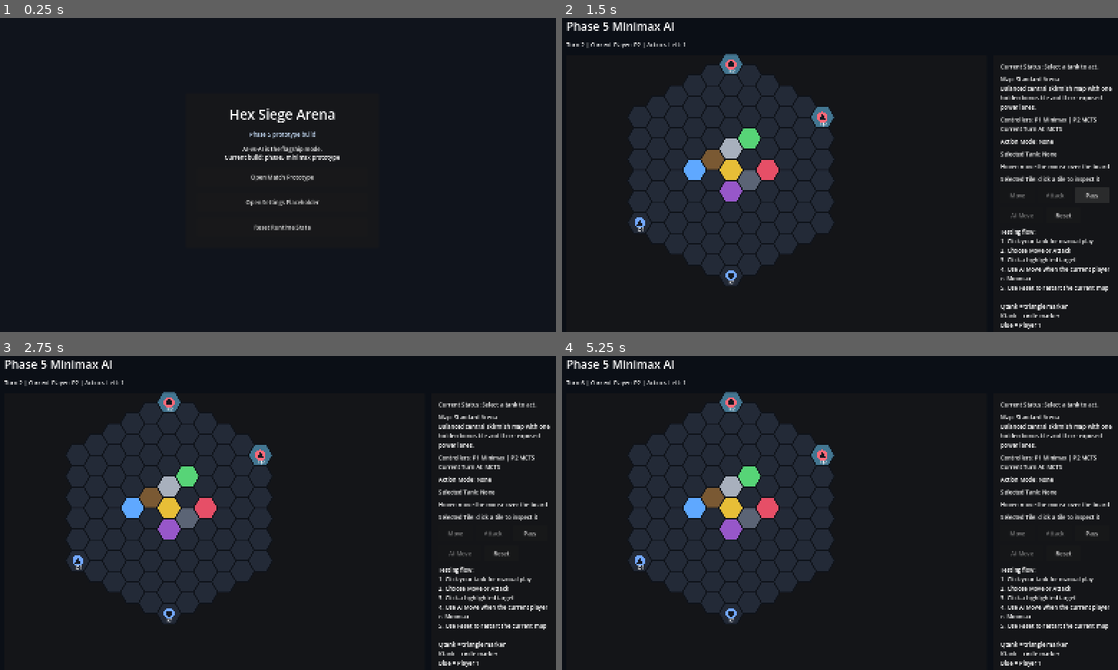
Above: before the commit, frames 1-4 (two rows, left to right).
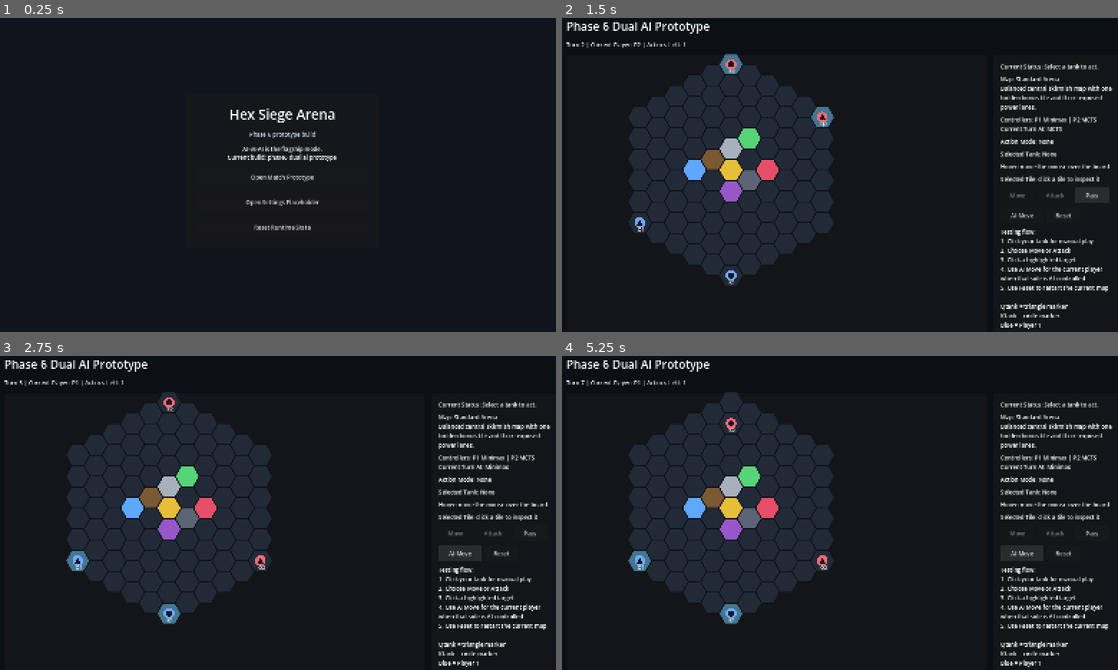
Above: after the commit, the same moments.

Repository: Arvi-Saleque/Hex-Siege-Arena
Game: Godot game, scene res://scenes/boot/boot.tscn
Same seed, same stepped clock (60 frames per second), same inputs: the game is played once before the commit and once after it.
Inputs (mouse positions are in pixels of both pictures, inside the frame that each line leads up to):
- Up to frame 1 (0.25 s): no input
- Up to frame 2 (1.5 s): click "Open Match Prototype" at 0.5 s; click "Pass" at 1.25 s
- Up to frame 3 (2.75 s): click (461, 553) at 2 s, where only the run after the commit has a clickable "AI Move"
- Up to frame 4 (5.25 s): click "Pass" at 2.75 s; click "AI Move" at 3.5 s; click "Pass" at 4.25 s; click "AI Move" at 5 s

The runs differ from the first frame. In frame 1, 0.3% of the frame differs, in the area x 40-62%, y 36-46%; in frame 2, 0.6%; in frame 3, 1.4%; in frame 4, 1.5%, in the area x 3-99%, y 1-86%.

Commit message:
phase6: add mcts ai and dual-ai move dispatch

Diff:
--- /dev/null
+++ b/scripts/ai/mcts_ai.gd
@@ -0,0 +1,299 @@
+class_name MctsAI
+extends RefCounted
+
+const WIN_SCORE := 100000.0
+const ROLLOUT_DEPTH_LIMIT := 10
+
+
+class SearchNode:
+	extends RefCounted
+
+	var state: GameState
+	var parent: SearchNode
+	var children: Array[SearchNode] = []
+	var untried_actions: Array[ActionData] = []
+	var incoming_action: ActionData
+	var visits: int = 0
+	var total_value: float = 0.0
+
+	func _init(p_state: GameState, p_parent: SearchNode = null, p_action: ActionData = null) -> void:
+		state = p_state
+		parent = p_parent
+		incoming_action = p_action
+		untried_actions = _clone_actions(p_state.get_legal_actions())
+
+	func has_untried_actions() -> bool:
+		return not untried_actions.is_empty()
+
+	func pop_untried_action(rng: RandomNumberGenerator) -> ActionData:
+		var index: int = rng.randi_range(0, untried_actions.size() - 1)
+		var action: ActionData = untried_actions[index]
+		untried_actions.remove_at(index)
+		return action
+
+	static func _clone_actions(actions: Array[ActionData]) -> Array[ActionData]:
+		var duplicates: Array[ActionData] = []
+		for action: ActionData in actions:
+			duplicates.append(action.clone())
+		return duplicates
+
+
+var _root_player: int = 1
+var _time_deadline_ms: int = 0
+var _rng: RandomNumberGenerator = RandomNumberGenerator.new()
+var _iterations: int = 0
+var _rollouts: int = 0
+
+
+func choose_action(state: GameState, config: AIConfig) -> Dictionary:
+	_root_player = state.current_player
+	_time_deadline_ms = Time.get_ticks_msec() + maxi(config.time_budget_ms, 1)
+	_iterations = 0
+	_rollouts = 0
+	_rng.randomize()
+
+	var root: SearchNode = SearchNode.new(state.clone())
+	var root_actions: Array[ActionData] = root.untried_actions
+	if root_actions.is_empty():
+		var fallback_action: ActionData = ActionData.new(GameTypes.ActionType.PASS)
+		return {
+			"action": fallback_action,
+			"explanation": _build_explanation(state, fallback_action, 0.0, 0.0, 0),
+		}
+
+	while _iterations < maxi(config.rollout_limit, 1) and not _time_exceeded():
+		var leaf: SearchNode = _select(root)
+		var expanded: SearchNode = _expand(leaf)
+		var rollout_value: float = _simulate(expanded.state.clone())
+		_backpropagate(expanded, rollout_value)
+		_iterations += 1
+		_rollouts += 1
+
+	var best_child: SearchNode = _best_root_child(root)
+	var chosen_action: ActionData = best_child.incoming_action.clone() if best_child != null else root_actions[0].clone()
+	var average_score: float = 0.0
+	var visits: int = 0
+	if best_child != null and best_child.visits > 0:
+		average_score = best_child.total_value / float(best_child.visits)
+		visits = best_child.visits
+
+	return {
+		"action": chosen_action,
+		"explanation": _build_explanation(state, chosen_action, average_score, float(maxi(config.time_budget_ms, 1) - maxi(_time_deadline_ms - Time.get_ticks_msec(), 0)), visits),
+		"stats": {
+			"iterations": _iterations,
+			"rollouts": _rollouts,
+			"selected_child_visits": visits,
+			"average_score": average_score,
+		},
+	}
+
+
+func _select(node: SearchNode) -> SearchNode:
+	var current: SearchNode = node
+	while not current.state.game_over and not current.has_untried_actions() and not current.children.is_empty():
+		current = _best_uct_child(current)
+	return current
+
+
+func _expand(node: SearchNode) -> SearchNode:
+	if node.state.game_over or not node.has_untried_actions():
+		return node
+
+	var action: ActionData = node.pop_untried_action(_rng)
+	var child_state: GameState = node.state.simulate_action(action)
+	var child: SearchNode = SearchNode.new(child_state, node, action.clone())
+	node.children.append(child)
+	return child
+
+
+func _simulate(state: GameState) -> float:
+	var rollout_depth: int = 0
+	while not state.game_over and rollout_depth < ROLLOUT_DEPTH_LIMIT and not _time_exceeded():
+		var actions: Array[ActionData] = state.get_legal_actions()
+		if actions.is_empty():
+			break
+		var chosen_action: ActionData = _choose_rollout_action(state, actions)
+		state.apply_action(chosen_action)
+		rollout_depth += 1
+	return _evaluate_rollout_state(state, rollout_depth)
+
+
+func _backpropagate(node: SearchNode, rollout_value: float) -> void:
+	var current: SearchNode = node
+	while current != null:
+		current.visits += 1
+		current.total_value += rollout_value
+		current = current.parent
+
+
+func _best_uct_child(node: SearchNode) -> SearchNode:
+	var best_child: SearchNode = node.children[0]
+	var best_score: float = -INF
+	for child: SearchNode in node.children:
+		var exploitation: float = child.total_value / float(maxi(child.visits, 1))
+		var exploration: float = sqrt(log(float(maxi(node.visits, 1))) / float(maxi(child.visits, 1)))
+		var score: float = exploitation + 1.414 * exploration
+		if score > best_score:
+			best_score = score
+			best_child = child
+	return best_child
+
+
+func _best_root_child(root: SearchNode) -> SearchNode:
+	if root.children.is_empty():
+		return null
+
+	var best_child: SearchNode = root.children[0]
+	var best_visits: int = -1
+	var best_value: float = -INF
+	for child: SearchNode in root.children:
+		var value: float = child.total_value / float(maxi(child.visits, 1))
+		if child.visits > best_visits or (child.visits == best_visits and value > best_value):
+			best_visits = child.visits
+			best_value = value
+			best_child = child
+	return best_child
+
+
+func _choose_rollout_action(state: GameState, actions: Array[ActionData]) -> ActionData:
+	var best_action: ActionData = actions[0]
+	var best_score: float = -INF
+	for action: ActionData in actions:
+		var score: float = _rollout_action_score(state, action) + _rng.randf_range(0.0, 1.25)
+		if score > best_score:
+			best_score = score
+			best_action = action
+	return best_action.clone()
+
+
+func _rollout_action_score(state: GameState, action: ActionData) -> float:
+	if action.action_type == GameTypes.ActionType.PASS:
+		return -20.0
+
+	var tank: TankData = state.get_tank(action.actor_id)
+	if tank == null:
+		return -10.0
+
+	var score: float = 0.0
+	match action.action_type:
+		GameTypes.ActionType.MOVE:
+			if tank.tank_type == GameTypes.TankType.KTANK:
+				score += 20.0 - float(action.target_coord.distance_to(HexCoord.new())) * 6.0
+				if action.target_coord.q == 0 and action.target_coord.r == 0:
+					score += 120.0
+			else:
+				score += 8.0 - float(action.target_coord.distance_to(HexCoord.new()))
+			var cell: CellData = state.board.get_cell(action.target_coord)
+			if cell != null:
+				match cell.cell_type:
+					GameTypes.CellType.POWER_ATTACK, GameTypes.CellType.POWER_SHIELD, GameTypes.CellType.POWER_BONUS_MOVE:
+						score += 18.0
+		GameTypes.ActionType.ATTACK:
+			score += _attack_rollout_score(state, tank, action)
+	return score
+
+
+func _attack_rollout_score(state: GameState, tank: TankData, action: ActionData) -> float:
+	var score: float = 6.0
+	if tank.tank_type == GameTypes.TankType.QTANK:
+		for step_coord: HexCoord in tank.position.raycast(action.direction, state.board.rings * 3):
+			if not state.board.has_cell(step_coord):
+				break
+
+			var target_tank: TankData = state.get_tank_at(step_coord)
+			if target_tank != null:
+				if target_tank.owner_id != tank.owner_id:
+					score += 40.0 if target_tank.tank_type == GameTypes.TankType.KTANK else 18.0
+				else:
+					score -= 18.0
+				break
+
+			if state.board.blocks_attack(step_coord):
+				var cell: CellData = state.board.get_cell(step_coord)
+				if cell != null and cell.cell_type == GameTypes.CellType.POWER_BLOCK:
+					score += 10.0
+				elif cell != null and cell.is_destructible():
+					score += 4.0
+				break
+	else:
+		for neighbor_coord: HexCoord in tank.position.neighbors():
+			if not state.board.has_cell(neighbor_coord):
+				continue
+			var target_tank: TankData = state.get_tank_at(neighbor_coord)
+			if target_tank == null:
+				continue
+			if target_tank.owner_id != tank.owner_id:
+				score += 35.0 if target_tank.tank_type == GameTypes.TankType.KTANK else 15.0
+			else:
+				score -= 16.0
+	return score
+
+
+func _evaluate_rollout_state(state: GameState, rollout_depth: int) -> float:
+	if state.game_over:
+		if state.winner == _root_player:
+			return WIN_SCORE - rollout_depth
+		if state.winner == 0:
+			return 0.0
+		return -WIN_SCORE + rollout_depth
+
+	var player_score: float = _position_score(state, _root_player)
+	var enemy_score: float = _position_score(state, 2 if _root_player == 1 else 1)
+	return player_score - enemy_score
+
+
+func _position_score(state: GameState, player_id: int) -> float:
+	var score: float = 0.0
+	for tank: TankData in state.get_player_tanks(player_id):
+		if tank.tank_type == GameTypes.TankType.KTANK:
+			score += float(tank.hp) * 22.0
+			score += maxf(0.0, 9.0 - float(tank.position.distance_to(HexCoord.new()))) * 5.0
+		else:
+			score += float(tank.hp) * 13.0
+
+		match tank.active_buff:
+			GameTypes.BuffType.ATTACK_MULTIPLIER:
+				score += 6.0
+			GameTypes.BuffType.SHIELD_BUFFER:
+				score += 6.0 + float(tank.shield_hits_remaining)
+			GameTypes.BuffType.BONUS_MOVE:
+				score += 4.0
+	return score
+
+
+func _build_explanation(state: GameState, action: ActionData, score: float, elapsed_ms: float, visits: int) -> ActionExplanation:
+	var actor_label: String = _actor_label(state, action.actor_id)
+	var summary: String = "MCTS chose %s after %d iterations." % [_action_label(state, action), _iterations]
+	var metrics: Dictionary = {
+		"iterations": _iterations,
+		"rollouts": _rollouts,
+		"elapsed_ms": elapsed_ms,
+		"selected_visits": visits,
+		"current_player": _root_player,
+	}
+	return ActionExplanation.new(actor_label, summary, score, metrics)
+
+
+func _actor_label(state: GameState, actor_id: String) -> String:
+	var tank: TankData = state.get_tank(actor_id)
+	if tank == null:
+		return actor_id
+	var tank_name: String = "Qtank" if tank.tank_type == GameTypes.TankType.QTANK else "Ktank"
+	return "P%d %s" % [tank.owner_id, tank_name]
+
+
+func _action_label(state: GameState, action: ActionData) -> String:
+	match action.action_type:
+		GameTypes.ActionType.PASS:
+			return "Pass"
+		GameTypes.ActionType.MOVE:
+			return "%s to %s" % [_actor_label(state, action.actor_id), action.target_coord.key()]
+		GameTypes.ActionType.ATTACK:
+			return "%s attack" % _actor_label(state, action.actor_id)
+		_:
+			return "Unknown action"
+
+
+func _time_exceeded() -> bool:
+	return Time.get_ticks_msec() >= _time_deadline_ms
--- a/scripts/core/app_state.gd
+++ b/scripts/core/app_state.gd
@@ -4,8 +4,8 @@
 const DEFAULT_MENU_SCENE := "res://scenes/menu/main_menu.tscn"
 const DEFAULT_SETTINGS_SCENE := "res://scenes/settings/settings_root.tscn"
 
-var project_phase: int = 5
-var build_label: String = "phase5-minimax-prototype"
+var project_phase: int = 6
+var build_label: String = "phase6-dual-ai-prototype"
 var current_match_config: MatchConfig = MatchConfig.new()
 var current_replay: ReplayRecord = ReplayRecord.new()
 var last_action_explanation: ActionExplanation = ActionExplanation.new()
--- a/scripts/ui/match_root.gd
+++ b/scripts/ui/match_root.gd
@@ -48,7 +48,7 @@
 	root_margin.add_child(layout)
 
 	var title = Label.new()
-	title.text = "Phase 5 Minimax AI"
+	title.text = "Phase 6 Dual AI Prototype"
 	title.add_theme_font_size_override("font_size", 32)
 	layout.add_child(title)
 
@@ -164,7 +164,7 @@
 	utility_row.add_child(_reset_button)
 
 	var legend = Label.new()
-	legend.text = "Testing flow:\n1. Click your tank for manual play\n2. Choose Move or Attack\n3. Click a highlighted target\n4. Use AI Move when the current player is Minimax\n5. Use Reset to restart the current ma …(85 unchanged characters)…
+	legend.text = "Testing flow:\n1. Click your tank for manual play\n2. Choose Move or Attack\n3. Click a highlighted target\n4. Use AI Move for the current player when that side is AI-controlled\n5. Use Reset to restart the current ma …(85 unchanged characters)…
 	legend.autowrap_mode = TextServer.AUTOWRAP_WORD_SMART
 	sidebar_layout.add_child(legend)
 
@@ -282,7 +282,7 @@
 	_attack_button.disabled = not can_act
 	_pass_button.disabled = _game_state.game_over
 	_reset_button.disabled = false
-	_ai_move_button.disabled = _game_state.game_over or not _current_player_supports_minimax()
+	_ai_move_button.disabled = _game_state.game_over or _current_player_controller_type() == GameTypes.ControllerType.HUMAN
 
 
 func _on_board_cell_clicked(coord_key: String) -> void:
@@ -357,12 +357,12 @@
 
 
 func _on_ai_move_pressed() -> void:
-	if not _current_player_supports_minimax():
+	var controller_type: int = _current_player_controller_type()
+	if controller_type == GameTypes.ControllerType.HUMAN:
 		return
 
 	var config: AIConfig = _game_state.get_ai_config_for_player(_game_state.current_player).clone()
-	var minimax: MinimaxAI = MinimaxAI.new()
-	var result: Dictionary = minimax.choose_action(_game_state, config)
+	var result: Dictionary = _choose_ai_action(controller_type, config)
 	var action: ActionData = result.get("action", ActionData.new(GameTypes.ActionType.PASS))
 	var explanation: ActionExplanation = result.get("explanation", ActionExplanation.new())
 	AppState.last_action_explanation = explanation
@@ -430,8 +430,23 @@
 			return "Unknown"
 
 
-func _current_player_supports_minimax() -> bool:
-	return _game_state.get_ai_config_for_player(_game_state.current_player).controller_type == GameTypes.ControllerType.MINIMAX
+func _current_player_controller_type() -> int:
+	return _game_state.get_ai_config_for_player(_game_state.current_player).controller_type
+
+
+func _choose_ai_action(controller_type: int, config: AIConfig) -> Dictionary:
+	match controller_type:
+		GameTypes.ControllerType.MINIMAX:
+			var minimax: MinimaxAI = MinimaxAI.new()
+			return minimax.choose_action(_game_state, config)
+		GameTypes.ControllerType.MCTS:
+			var mcts: MctsAI = MctsAI.new()
+			return mcts.choose_action(_game_state, config)
+		_:
+			return {
+				"action": ActionData.new(GameTypes.ActionType.PASS),
+				"explanation": ActionExplanation.new("", "No AI controller available for this player.", 0.0),
+			}
 
 
 func _ai_status_text() -> String:
@@ -443,11 +458,24 @@
 
 func _explanation_text() -> String:
 	if AppState.last_action_explanation.summary == "":
-		if _current_player_supports_minimax():
-			return "AI Explanation: Minimax is ready for the current player."
-		return "AI Explanation: Current player is configured for MCTS. That arrives in Phase 6, so use manual controls or Reset for more Minimax checks."
+		match _current_player_controller_type():
+			GameTypes.ControllerType.MINIMAX:
+				return "AI Explanation: Minimax is ready for the current player."
+			GameTypes.ControllerType.MCTS:
+				return "AI Explanation: MCTS is ready for the current player."
+			_:
+				return "AI Explanation: Current player is human-controlled."
 
 	var metrics: Dictionary = AppState.last_action_explanation.metrics
+	if str(AppState.last_action_explanation.summary).begins_with("MCTS"):
+		return "AI Explanation: %s\nScore %.2f | Iterations %s | Rollouts %s | %.0f ms" % [
+			AppState.last_action_explanation.summary,
+			AppState.last_action_explanation.score,
+			metrics.get("iterations", 0),
+			metrics.get("rollouts", 0),
+			metrics.get("elapsed_ms", 0.0),
+		]
+
 	return "AI Explanation: %s\nScore %.2f | Depth %s | Nodes %s | %.0f ms" % [
 		AppState.last_action_explanation.summary,
 		AppState.last_action_explanation.score,
Not shown, added: scripts/ai/minimax_ai.gd.uid
Not shown, changed: update.md
